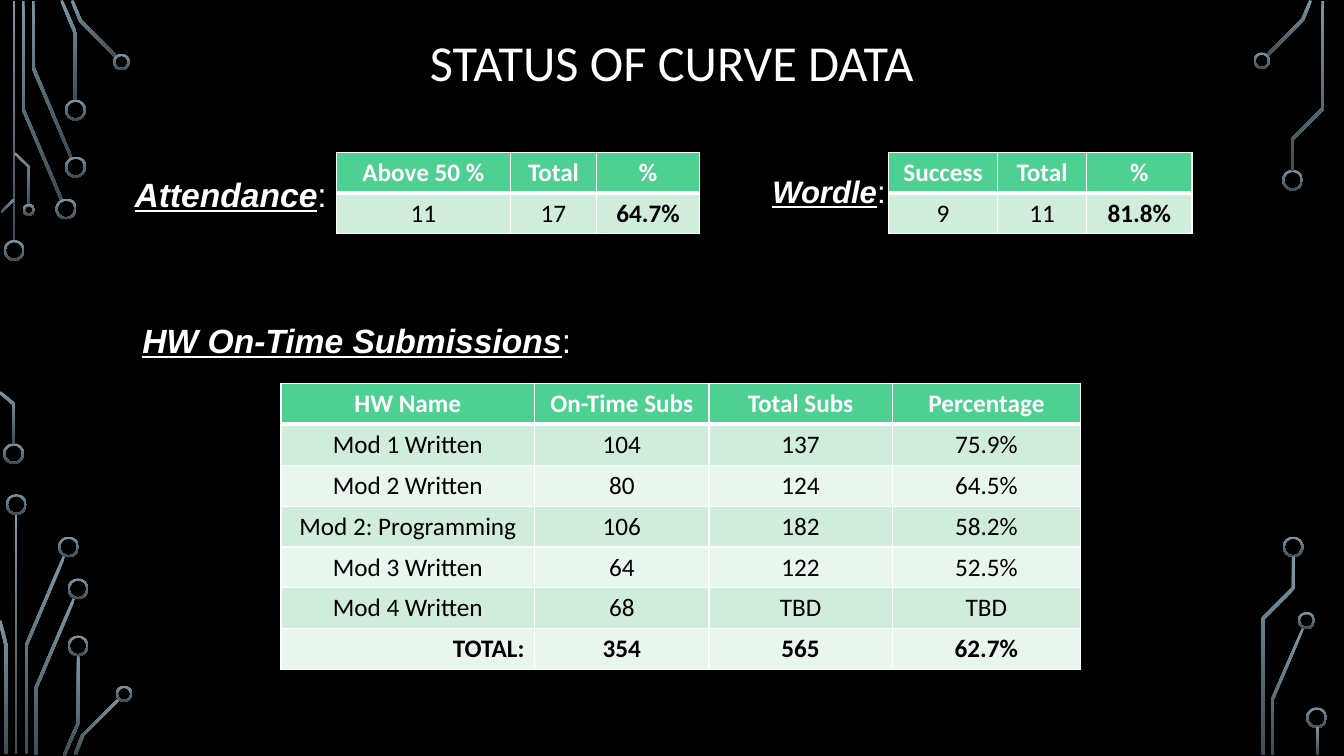
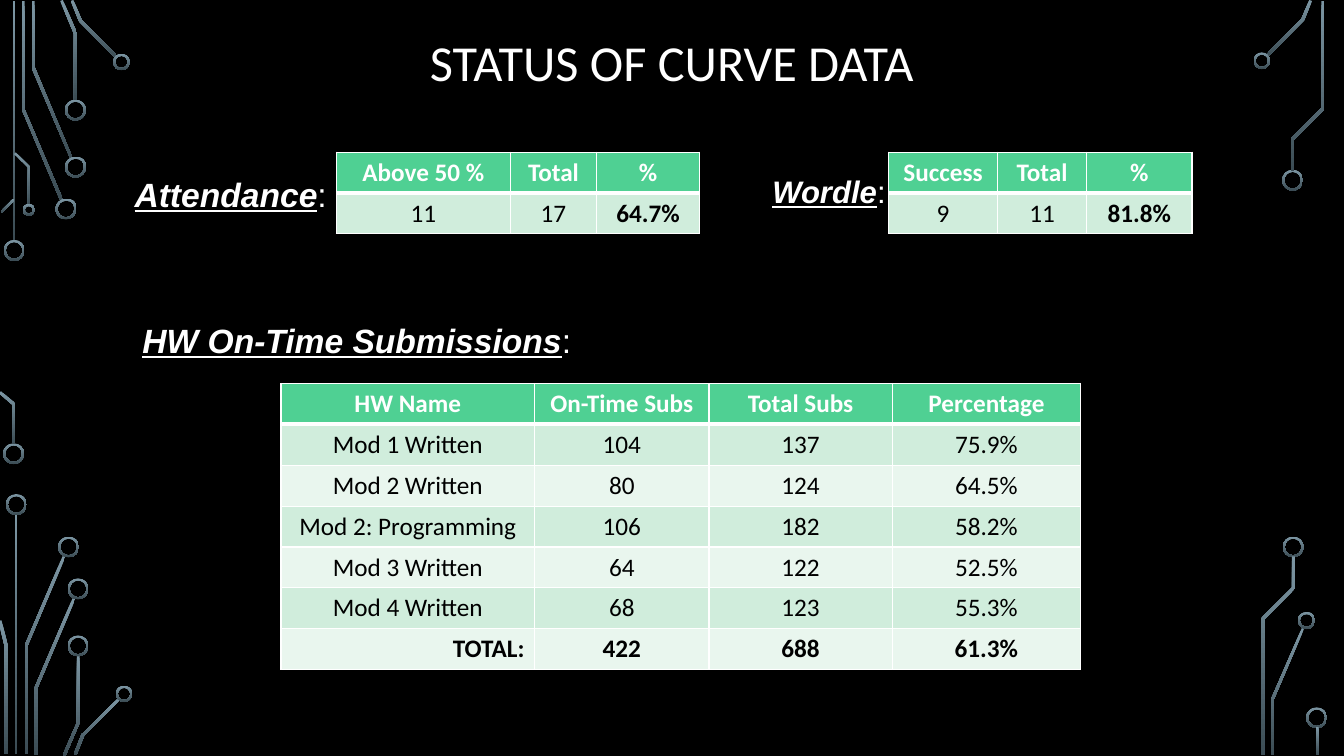
Before and after one commit to markfloryan/dmt2, a slide deck: slide 20 of slides/00-DailyAnnouncements.pptx. Drawn at 1344x756 pixels with LibreOffice and Linux fonts; fonts in the diff are those of the drawing; background and template pictures are left out. Boxes give left, top, right and bottom in pixels: in the first picture for what was removed or moved away, otherwise in the second. Text is boxed around its words. In the diff, an @@ line names an element or a change of style, - is before the commit and + after.

```diff
--- a/slides/00-DailyAnnouncements.pptx
+++ b/slides/00-DailyAnnouncements.pptx
@@ table at [281,383,1082,669] @@
-row 6, column 3: TBD
+row 6, column 3: 123
-row 6, column 4: TBD
+row 6, column 4: 55.3%
-row 7: TOTAL: | 354 | 565 | 62.7%
+row 7: TOTAL: | 422 | 688 | 61.3%
```
Also in this commit, not shown: 2 other files.
